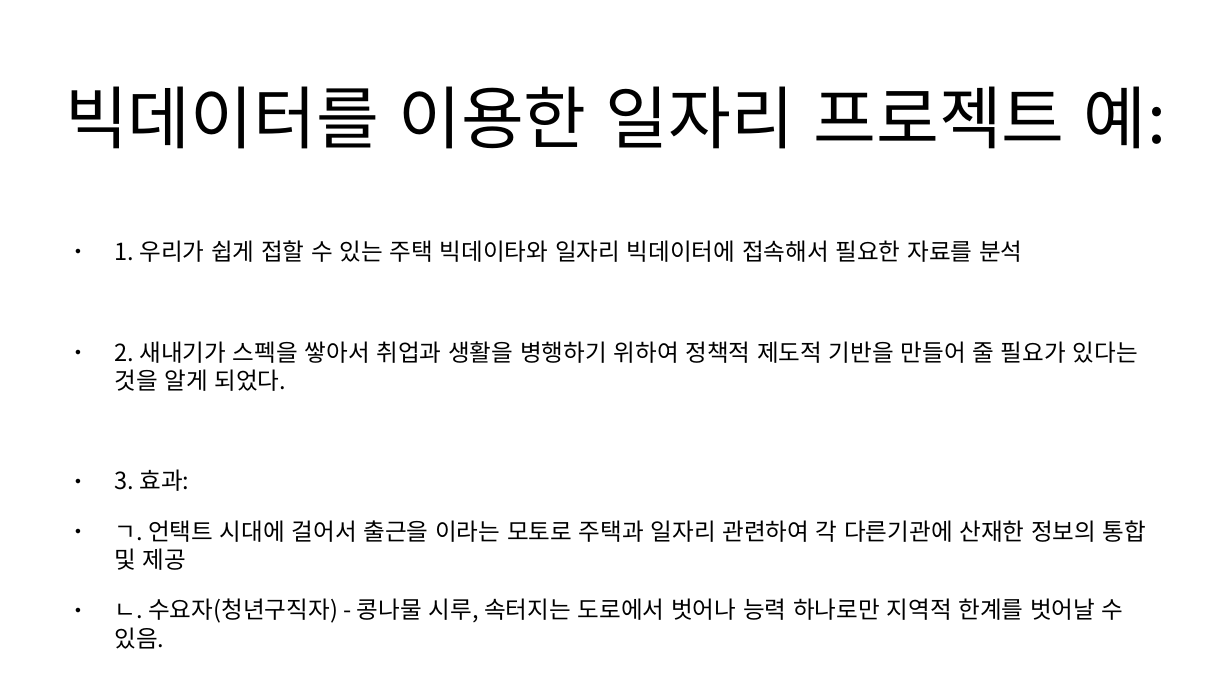
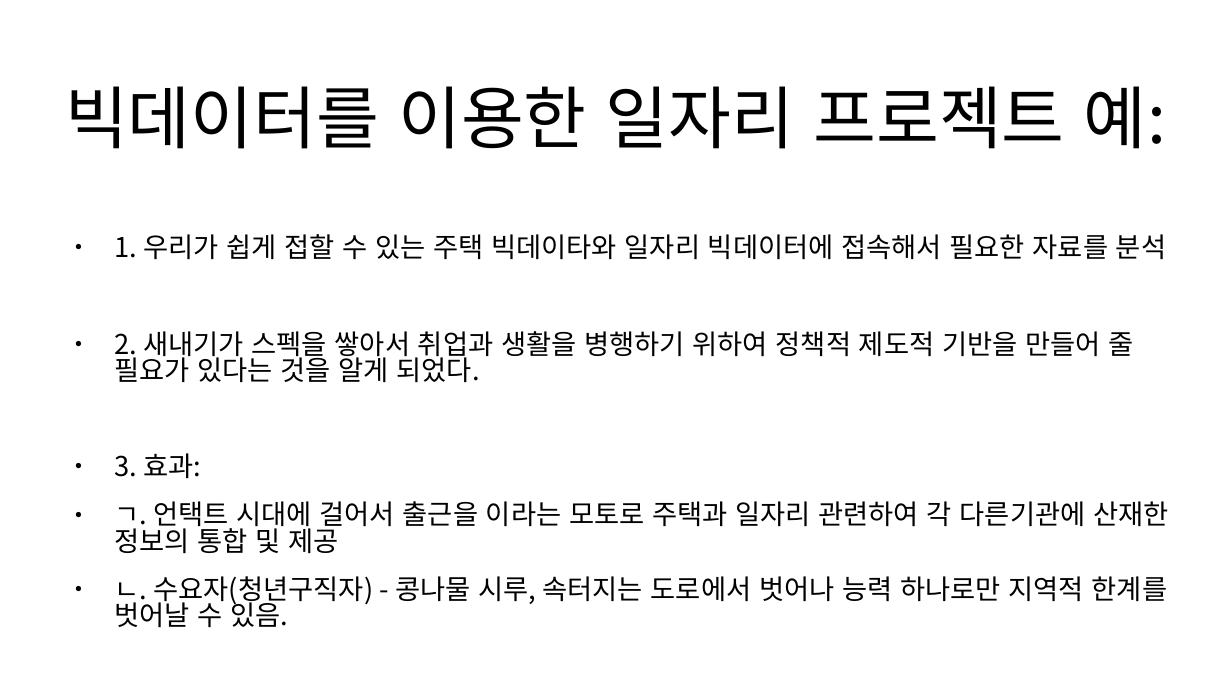
Before and after one commit to lapass50025/odp, a slide deck: slide 6 of 빅데이터를활용한스마트도시관리.odp. Drawn at 1232x693 pixels with LibreOffice and Linux fonts; fonts in the diff are those of the drawing. Boxes give left, top, right and bottom in pixels: in the first picture for what was removed or moved away, otherwise in the second. Text is boxed around its words. In the diff, an @@ line names an element or a change of style, - is before the commit and + after.

```diff
--- a/빅데이터를활용한스마트도시관리.odp
+++ b/빅데이터를활용한스마트도시관리.odp
@@ text "1. 우리가 쉽게 접할 수 ..." at [114,234,1168,628]: size 15.2 to 17.6 pt; indent changed; line spacing 1 to 0.8 @@
```
Also in this commit, not shown: 5 other slides changed.
